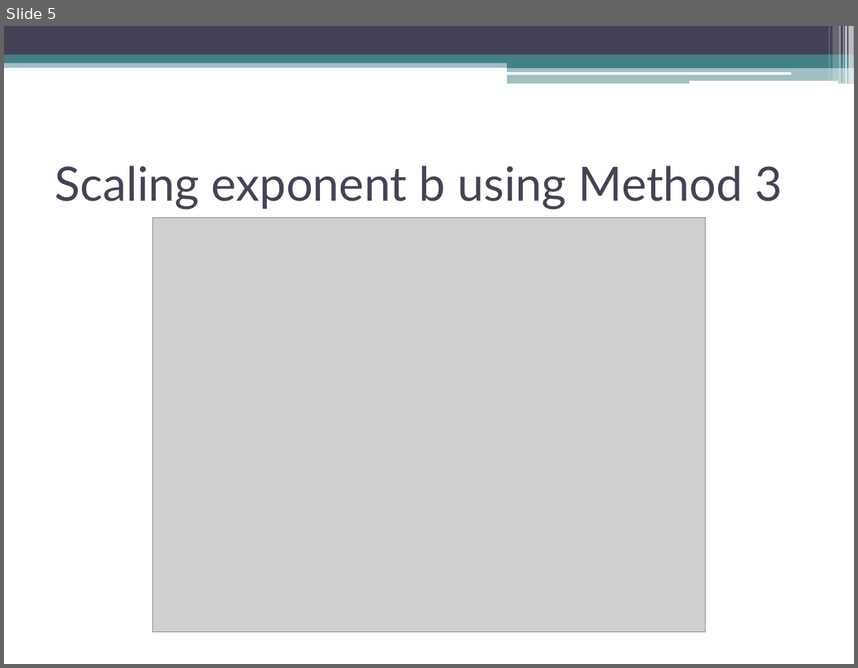
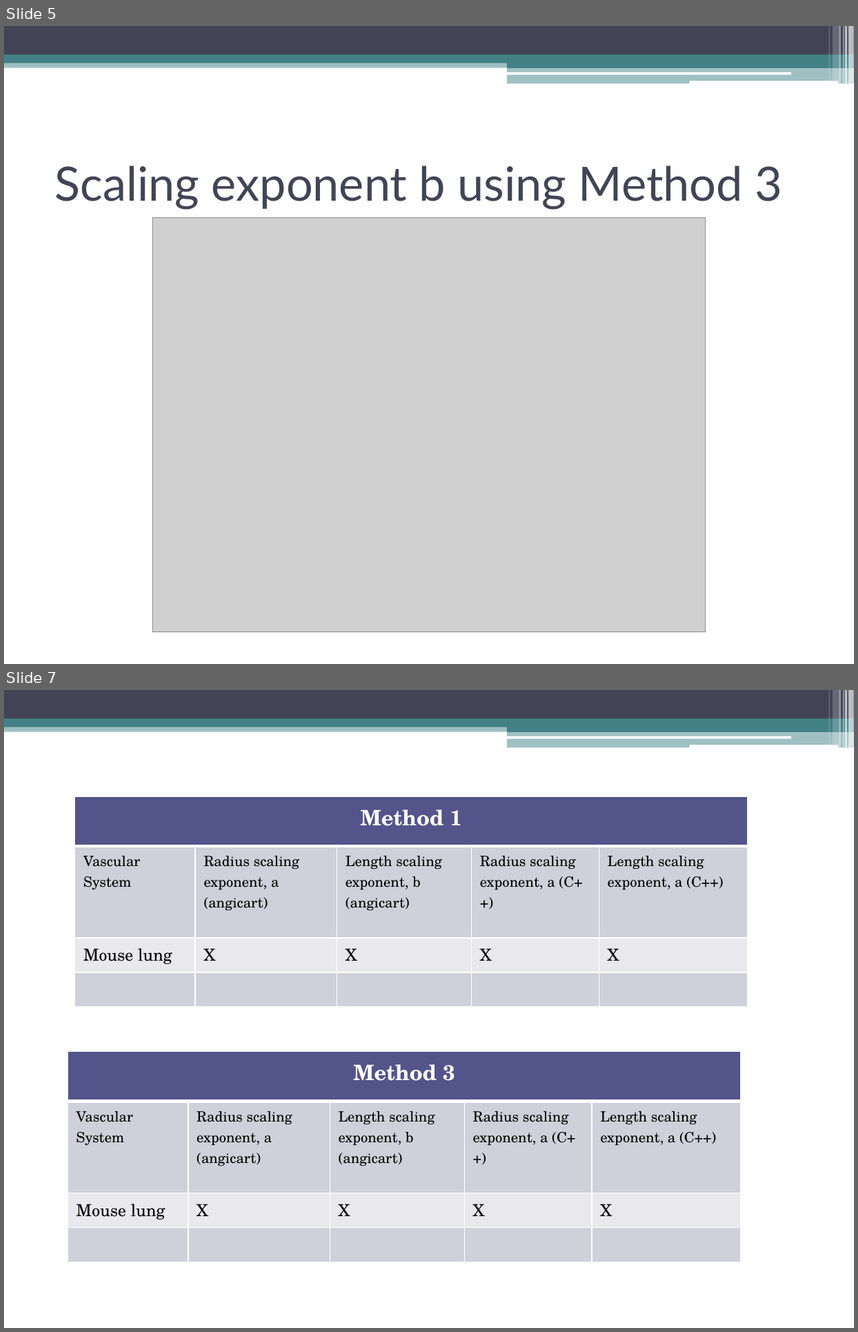
Before and after one commit to jocelynshen/angicart-biological-scaling, a slide deck: papers/ScalingExponentMethodsPresentation.pptx. Shown one above the other, each under a label of ours: slide 5 before the commit, slides 5 and 7 after it; the slides between them are not shown. The pictures are 858x668 and 858x1332 pixels, drawn with LibreOffice and Linux fonts; fonts in the diff are those of the drawing; grey boxes stand for pictures. Boxes give left, top, right and bottom in pixels: in the first picture for what was removed or moved away, otherwise in the second. Text is boxed around its words. In the diff, an @@ line names an element or a change of style, - is before the commit and + after.

```diff
--- a/papers/ScalingExponentMethodsPresentation.pptx
+++ b/papers/ScalingExponentMethodsPresentation.pptx
@@ slide 7 added at box(4, 690, 854, 1328), background #FFFFFF; not listed: 13 template elements that a slide beside it also shows @@
@@ table added at box(74, 796, 748, 993), 4 rows, 5 columns @@
+Method 1 |  |  |  | 
+Vascular System | Radius scaling exponent, a (angicart) | Length scaling exponent, b (angicart) | Radius scaling exponent, a (C++) | Length scaling exponent, a (C++)
+Mouse lung | X | X | X | X
+ |  |  |  | 
@@ table added at box(67, 1052, 741, 1248), 4 rows, 5 columns @@
+Method 3 |  |  |  | 
+Vascular System | Radius scaling exponent, a (angicart) | Length scaling exponent, b (angicart) | Radius scaling exponent, a (C++) | Length scaling exponent, a (C++)
+Mouse lung | X | X | X | X
+ |  |  |  | 
```
Also in this commit, not shown: 1 other slide added, 3 other files.
